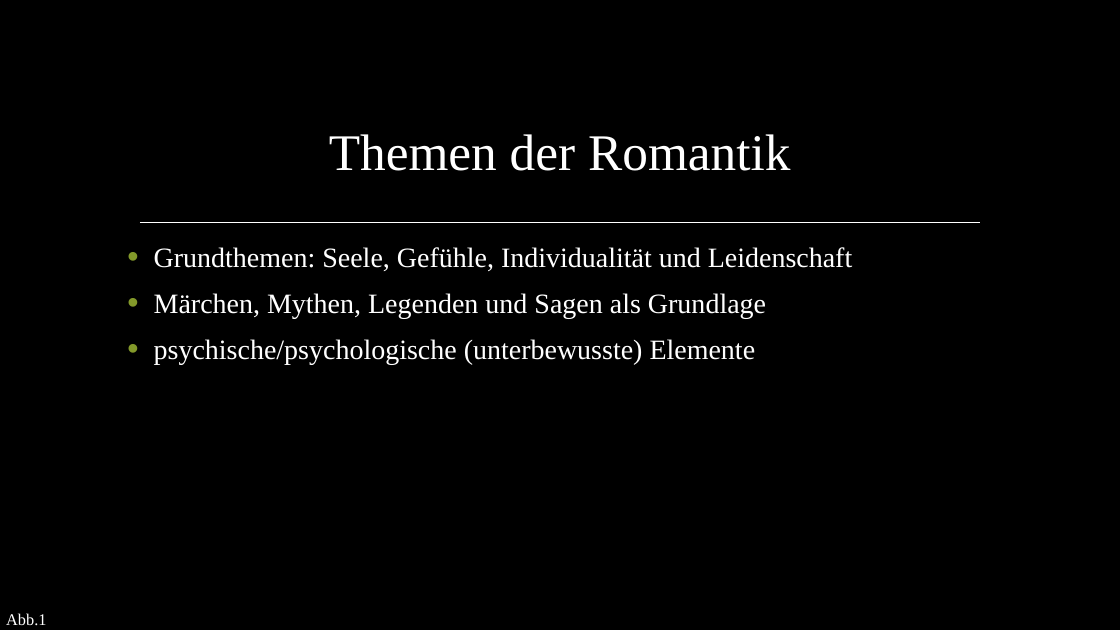
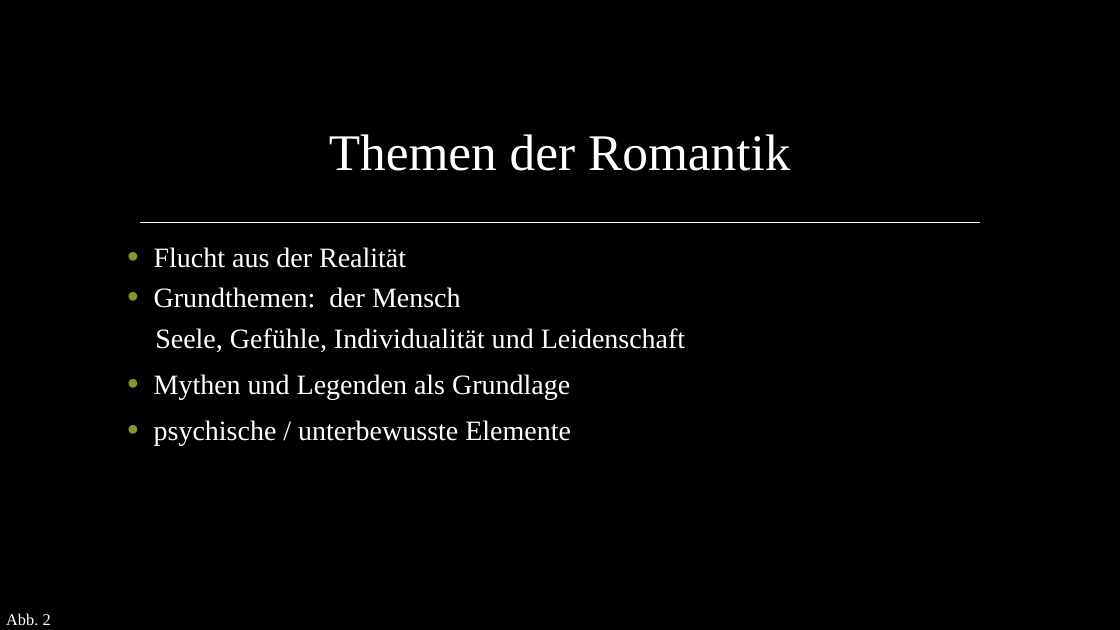
Before and after one commit to AkazeX/Schule, a slide deck: slide 5 of BM/Deutsch/Romantik/Romantik.pptx (slide 4 before the commit). Drawn at 1120x630 pixels with LibreOffice and Linux fonts; fonts in the diff are those of the drawing; grey boxes stand for pictures; background and template pictures are left out. Boxes give left, top, right and bottom in pixels: in the first picture for what was removed or moved away, otherwise in the second. Text is boxed around its words. In the diff, an @@ line names an element or a change of style, - is before the commit and + after.

Commit message:
romantik udpate

```diff
--- a/BM/Deutsch/Romantik/Romantik.pptx
+++ b/BM/Deutsch/Romantik/Romantik.pptx
@@ text at (x1=154, y1=247, x2=685, y2=446): text changed @@
-• Grundthemen: Seele, Gefühle, Individualität und Leidenschaft
-• Märchen, Mythen, Legenden und Sagen als Grundlage
-• psychische/psychologische (unterbewusste) Elemente
+• Flucht aus der Realität
+• Grundthemen: der Mensch
+Seele, Gefühle, Individualität und Leidenschaft
+• Mythen und Legenden als Grundlage
+• psychische / unterbewusste Elemente
@@ text at (x1=6, y1=613, x2=51, y2=625): text changed @@
-Abb.1
+Abb. 2
```
Also in this commit, not shown: 9 other slides changed, 2 slides added, 3 other files.
